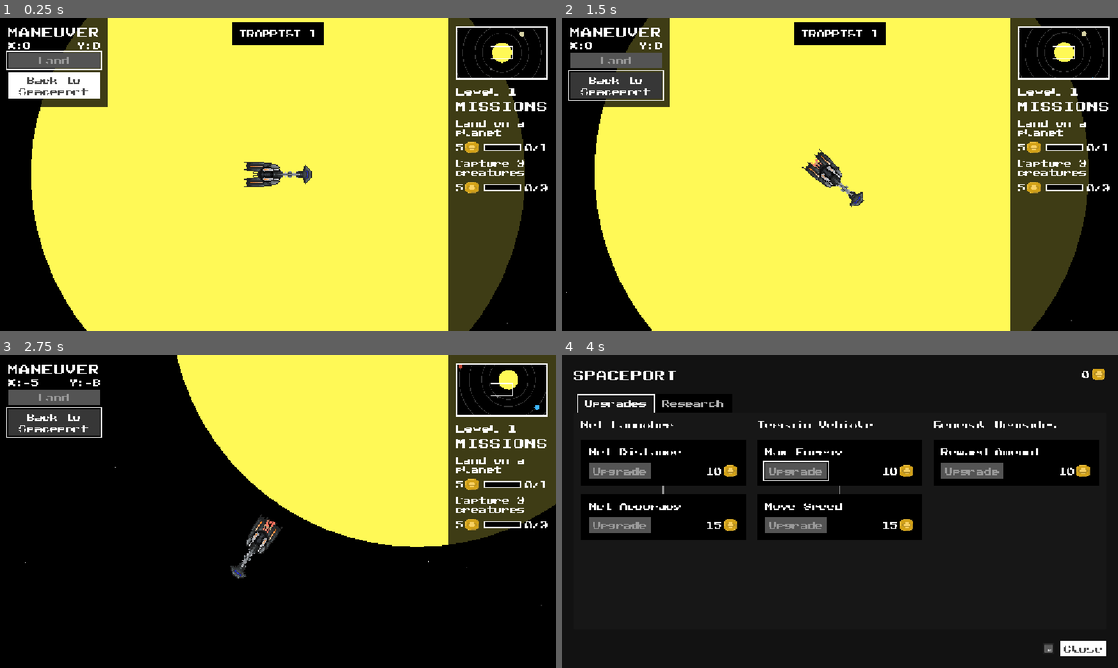
Above: before the commit, frames 1-4 (two rows, left to right).
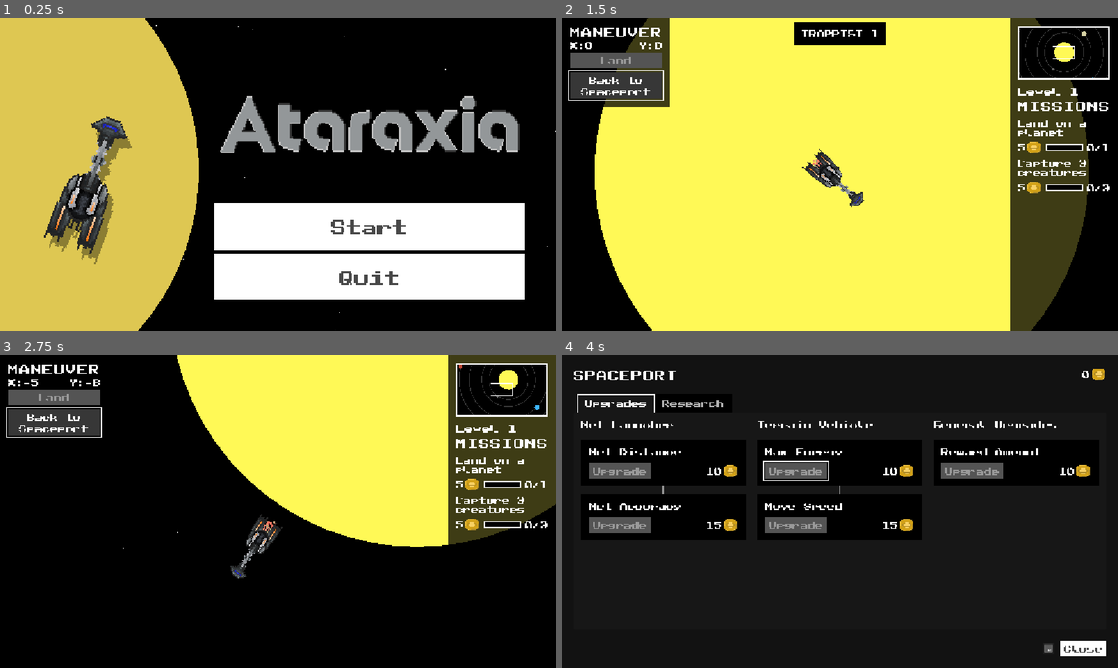
Above: after the commit, the same moments.

Repository: late-parrot/tsa-video-game-design-2026
Game: Godot game, scene res://scenes/title_screen.tscn
Same seed, same stepped clock (60 frames per second), same inputs: the game is played once before the commit and once after it. Before the commit the project starts from res://scenes/main.tscn.
Inputs (mouse positions are in pixels of both pictures, inside the frame that each line leads up to):
- Up to frame 1 (0.25 s): no input
- Up to frame 2 (1.5 s): click (928, 227) at 0.5 s, where only the run after the commit has a clickable "Start"; click "Back to Spaceport" at 1.25 s
- Up to frame 3 (2.75 s): move the mouse to (400, 495) at 2.02 s; hold D (right) from 2.03 s (still down); click (400, 495) at 2.1 s
- Up to frame 4 (4 s): move the mouse to (728, 527) at 2.77 s; release D (right) at 2.78 s; hold S (down) 2.78-3.53 s; tap 0 at 2.85 s; move the mouse to (895, 442) at 3.52 s; hold D (right) from 3.53 s (still down); tap 1 at 3.6 s

The runs differ from the first frame. In frame 1, 90% of the frame differs, in the area x 0-100%, y 0-100%; in frame 2, less than 0.1%; in frame 3, less than 0.1%; in frame 4, nothing differs.

Commit message:
Create Title Screen

Diff:
--- a/project.godot
+++ b/project.godot
@@ -11,7 +11,7 @@
 [application]
 
 config/name="Ataraxia"
-run/main_scene="uid://b3gh8l0hv0i6g"
+run/main_scene="uid://bngbdvxnltawy"
 config/features=PackedStringArray("4.5", "GL Compatibility")
 config/icon="res://assets/icon.svg"
 
@@ -27,7 +27,7 @@
 
 [editor_plugins]
 
-enabled=PackedStringArray("res://addons/ActionIcon/plugin.cfg")
+enabled=PackedStringArray("res://addons/ActionIcon/plugin.cfg", "res://addons/godot_super-wakatime/plugin.cfg")
 
 [input]
 
--- /dev/null
+++ b/scenes/title_screen.tscn
@@ -0,0 +1,160 @@
+[gd_scene load_steps=15 format=3 uid="uid://bngbdvxnltawy"]
+
+[ext_resource type="Texture2D" uid="uid://b40y1nkjvjg2x" path="res://assets/title.png" id="1_fgkus"]
+[ext_resource type="Theme" uid="uid://di0u5lyy4etar" path="res://resources/theme.tres" id="1_sa3yf"]
+[ext_resource type="Script" uid="uid://bh0641kvrwixh" path="res://scripts/title_screen.gd" id="2_dc4i4"]
+[ext_resource type="AudioStream" uid="uid://igv2t7iyr20r" path="res://assets/audio/theme3-v2.wav" id="3_mgrm8"]
+[ext_resource type="Texture2D" uid="uid://c0qwlcrpshoom" path="res://assets/spaceship.png" id="4_dc4i4"]
+
+[sub_resource type="AtlasTexture" id="AtlasTexture_dc4i4"]
+atlas = ExtResource("1_fgkus")
+region = Rect2(384, 800, 7200, 1536)
+
+[sub_resource type="Gradient" id="Gradient_o5qli"]
+colors = PackedColorArray(1, 1, 1, 1, 1, 1, 1, 1)
+
+[sub_resource type="GradientTexture2D" id="GradientTexture2D_sa3yf"]
+gradient = SubResource("Gradient_o5qli")
+width = 1
+height = 1
+
+[sub_resource type="Gradient" id="Gradient_s4lrb"]
+offsets = PackedFloat32Array(0, 0.17924528, 0.8396226, 1)
+colors = PackedColorArray(0, 0, 0, 1, 1, 1, 1, 1, 1, 1, 1, 1, 0, 0, 0, 1)
+
+[sub_resource type="GradientTexture1D" id="GradientTexture1D_sugp2"]
+gradient = SubResource("Gradient_s4lrb")
+
+[sub_resource type="Curve" id="Curve_mgrm8"]
+_data = [Vector2(0, 1), 0.0, 0.0, 0, 0, Vector2(0.79545456, 1), 0.0, 0.0, 0, 0, Vector2(1, 0.43820232), 0.0, 0.0, 0, 0]
+point_count = 3
+
+[sub_resource type="CurveTexture" id="CurveTexture_0wfyh"]
+curve = SubResource("Curve_mgrm8")
+
+[sub_resource type="ParticleProcessMaterial" id="ParticleProcessMaterial_dc4i4"]
+particle_flag_disable_z = true
+emission_shape = 3
+emission_box_extents = Vector3(1200, 800, 0)
+gravity = Vector3(0, 0, 0)
+scale_max = 2.0
+scale_curve = SubResource("CurveTexture_0wfyh")
+color_ramp = SubResource("GradientTexture1D_sugp2")
+
+[sub_resource type="SphereMesh" id="SphereMesh_dc4i4"]
+radius = 500.0
+height = 1000.0
+
+[node name="TitleScreen" type="Control"]
+layout_mode = 3
+anchors_preset = 15
+anchor_right = 1.0
+anchor_bottom = 1.0
+grow_horizontal = 2
+grow_vertical = 2
+theme = ExtResource("1_sa3yf")
+script = ExtResource("2_dc4i4")
+
+[node name="Background" type="CanvasLayer" parent="."]
+layer = -1
+
+[node name="ColorRect" type="ColorRect" parent="Background"]
+anchors_preset = 15
+anchor_right = 1.0
+anchor_bottom = 1.0
+grow_horizontal = 2
+grow_vertical = 2
+color = Color(0, 0, 0, 1)
+metadata/_edit_use_anchors_ = true
+
+[node name="MarginContainer" type="MarginContainer" parent="."]
+layout_mode = 1
+anchors_preset = 11
+anchor_left = 1.0
+anchor_right = 1.0
+anchor_bottom = 1.0
+offset_left = -708.0
+grow_horizontal = 0
+grow_vertical = 2
+size_flags_vertical = 8
+theme_override_constants/margin_left = 0
+theme_override_constants/margin_top = 64
+theme_override_constants/margin_right = 64
+theme_override_constants/margin_bottom = 64
+
+[node name="VBoxContainer" type="VBoxContainer" parent="MarginContainer"]
+layout_mode = 2
+metadata/_edit_use_anchors_ = true
+
+[node name="TextureRect" type="TextureRect" parent="MarginContainer/VBoxContainer"]
+layout_mode = 2
+size_flags_vertical = 6
+texture = SubResource("AtlasTexture_dc4i4")
+expand_mode = 5
+stretch_mode = 4
+
+[node name="VBoxContainer" type="VBoxContainer" parent="MarginContainer/VBoxContainer"]
+layout_mode = 2
+size_flags_vertical = 8
+
+[node name="Start" type="Button" parent="MarginContainer/VBoxContainer/VBoxContainer"]
+custom_minimum_size = Vector2(0, 96)
+layout_mode = 2
+size_flags_horizontal = 3
+theme_override_font_sizes/font_size = 32
+text = "Start"
+
+[node name="Quit" type="Button" parent="MarginContainer/VBoxContainer/VBoxContainer"]
+custom_minimum_size = Vector2(0, 96)
+layout_mode = 2
+size_flags_horizontal = 3
+theme_override_font_sizes/font_size = 32
+text = "Quit"
+
+[node name="Stars" type="GPUParticles2D" parent="."]
+z_index = -4096
+position = Vector2(3, 1)
+amount = 256
+texture = SubResource("GradientTexture2D_sa3yf")
+lifetime = 10.0
+preprocess = 10.0
+process_material = SubResource("ParticleProcessMaterial_dc4i4")
+
+[node name="AudioStreamPlayer" type="AudioStreamPlayer" parent="."]
+stream = ExtResource("3_mgrm8")
+autoplay = true
+
+[node name="TextureRect2" type="TextureRect" parent="."]
+layout_mode = 0
+offset_right = 40.0
+offset_bottom = 40.0
+
+[node name="MeshInstance2D" type="MeshInstance2D" parent="TextureRect2"]
+modulate = Color(0.87, 0.77865005, 0.3219, 1)
+position = Vector2(-88, 316)
+mesh = SubResource("SphereMesh_dc4i4")
+
+[node name="Ship" type="TextureRect" parent="."]
+unique_name_in_owner = true
+layout_mode = 1
+offset_left = -69.00001
+offset_top = 460.00006
+offset_right = 30.999992
+offset_bottom = 560.00006
+rotation = -1.2217305
+scale = Vector2(4, 4)
+texture = ExtResource("4_dc4i4")
+
+[node name="Ship2" type="TextureRect" parent="Ship"]
+unique_name_in_owner = true
+self_modulate = Color(0, 0, 0, 0.37254903)
+show_behind_parent = true
+layout_mode = 0
+offset_left = -4.0
+offset_top = 4.0
+offset_right = 96.0
+offset_bottom = 104.0
+texture = ExtResource("4_dc4i4")
+
+[connection signal="pressed" from="MarginContainer/VBoxContainer/VBoxContainer/Start" to="." method="_on_start_pressed"]
+[connection signal="pressed" from="MarginContainer/VBoxContainer/VBoxContainer/Quit" to="." method="_on_quit_pressed"]
--- /dev/null
+++ b/scripts/title_screen.gd
@@ -0,0 +1,22 @@
+extends Control
+
+@onready var initial_ship_pos = %Ship.position
+@onready var initial_ship_rot = %Ship.rotation
+
+func _on_start_pressed() -> void:
+	get_tree().change_scene_to_file("res://scenes/main.tscn")
+
+func _on_quit_pressed() -> void:
+	get_tree().quit()
+
+func _ready() -> void:
+	_on_ship_moved()
+
+func _on_ship_moved() -> void:
+	await get_tree().create_timer(0.5).timeout
+	var tween = get_tree().create_tween()
+	tween.tween_property(%Ship, "position",
+		initial_ship_pos+Vector2(randf_range(-10,10), randf_range(-10,10)), 2)
+	tween.tween_property(%Ship, "rotation", initial_ship_rot+randf_range(-.1,.1), 3)
+	tween.set_ease(Tween.EASE_IN_OUT)
+	tween.tween_callback(_on_ship_moved)
Binary file added: assets/title.png
Not shown, added: assets/title.png.import
Not shown, added: scripts/title_screen.gd.uid
Not shown, changed: .gitignore
